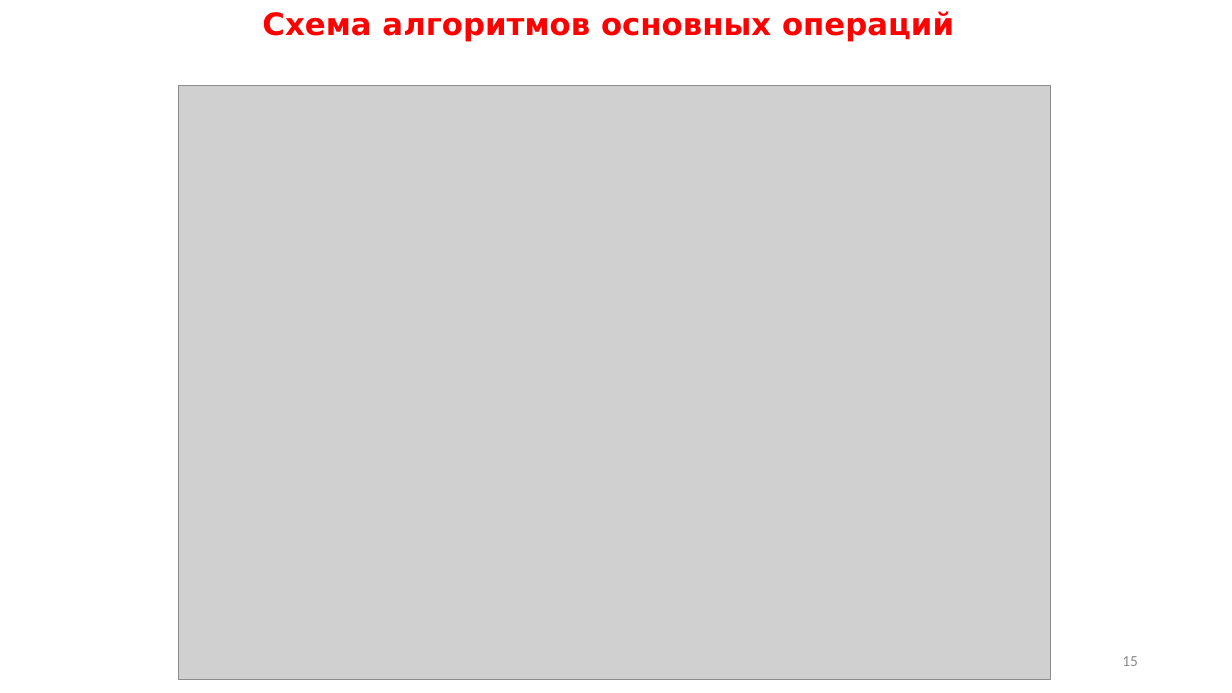
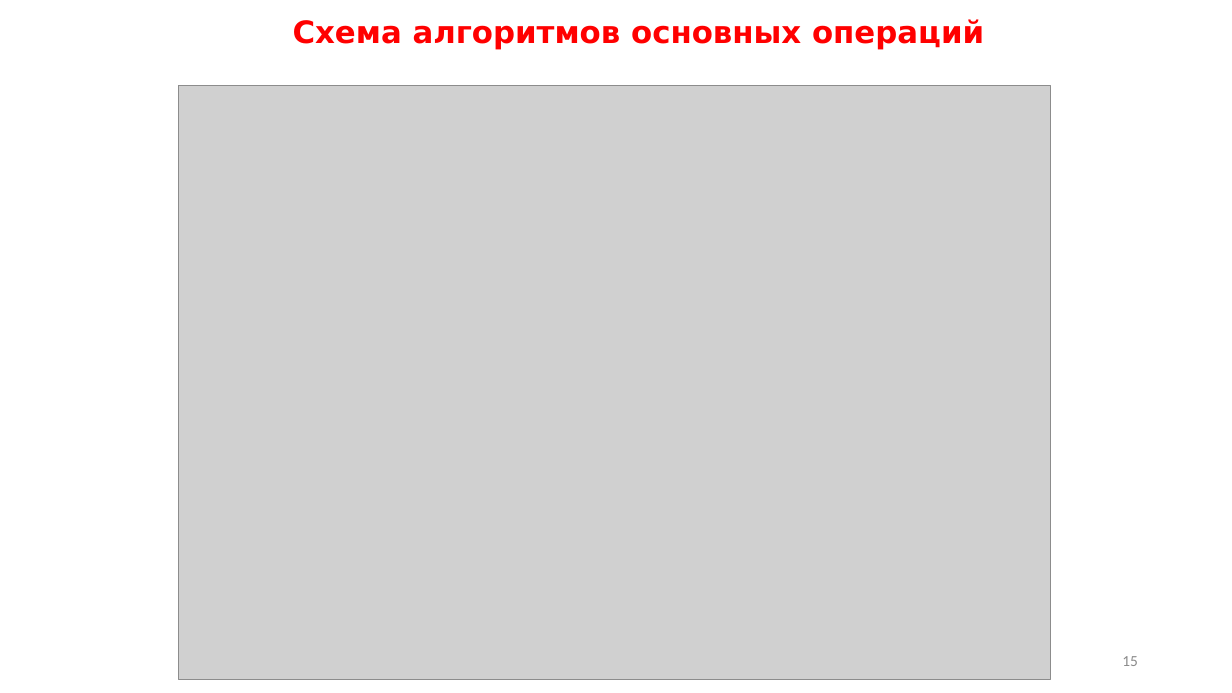
Before and after one commit to nans1996/GAR, a slide deck: slide 15 of ПРИ115-РПС-КП_03.pptx. Drawn at 1232x693 pixels with LibreOffice and Linux fonts; fonts in the diff are those of the drawing; grey boxes stand for pictures. Boxes give left, top, right and bottom in pixels: in the first picture for what was removed or moved away, otherwise in the second. Text is boxed around its words. In the diff, an @@ line names an element or a change of style, - is before the commit and + after.

```diff
--- a/ПРИ115-РПС-КП_03.pptx
+++ b/ПРИ115-РПС-КП_03.pptx
@@ text "Схема алгоритмов основных операций": place and size @@
-text "Схема алгоритмов основных операций" at [262, 11, 954, 42]
+text "Схема алгоритмов основных операций" at [293, 19, 984, 50]
```
Also in this commit, not shown: 4 other slides changed.
